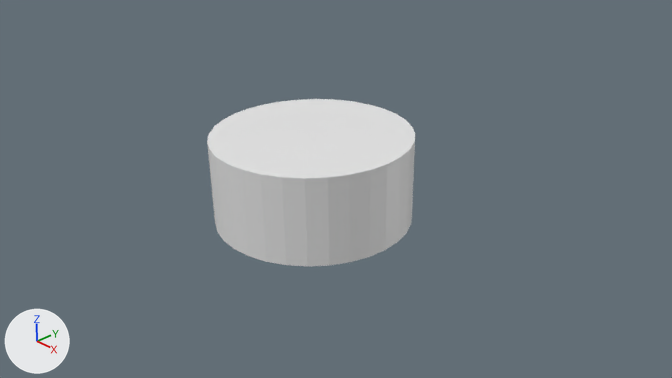
A saved change to the Blender file 03 - Low Poly Chess/Chess Piece Base.blend.
Both versions are drawn from the file's camera 'Camera'. The axes (+X, +Y, +Z) are drawn at lower left. The lights are the same throughout.

The first picture shows 'Chess Piece Base'.
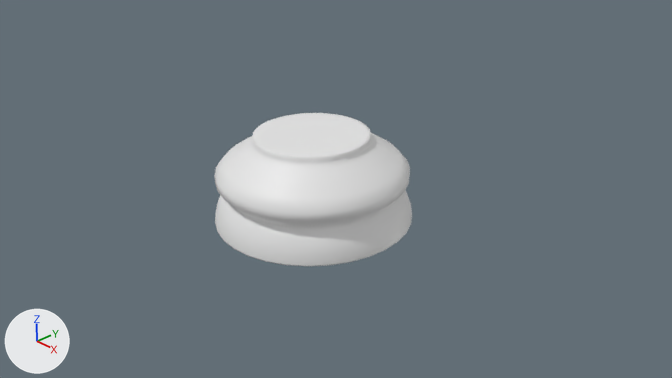
Diff of the bpy script that builds the scene:
```diff
--- a/03 - Low Poly Chess/Chess Piece Base.blend.py
+++ b/03 - Low Poly Chess/Chess Piece Base.blend.py
@@ me_cylinder @@
 # used by ob_chess_piece_base; location = (0.0, 0.0, 1.0)
-me_cylinder.from_pydata(...)  # 64 vertices, 34 faces; spans x -1.5..1.5, y -1.5..1.5, z -1.0..0.32
+me_cylinder.from_pydata(...)  # 448 vertices, 418 faces; spans x -1.5..1.5, y -1.5..1.5, z -1.0..0.32
+# me_cylinder part 1: 32 vertices moved from x -1.5..1.5, y -1.5..1.5, z 0.32 to x -0.82..0.82, y -0.82..0.82, z 0.32; 384 vertices added at x -1.5..1.5, y -1.5..1.5, z -0.99..0.32
```

What differs and where, as boxes (x1, y1, x2, y2) in the pictures (672 x 378 px):
'Chess Piece Base', reshaped (8% shorter): before (207, 99, 415, 266); after (214, 113, 412, 266)
part 1 of me_cylinder, built on: before (207, 142, 415, 266); after (214, 113, 412, 266)
